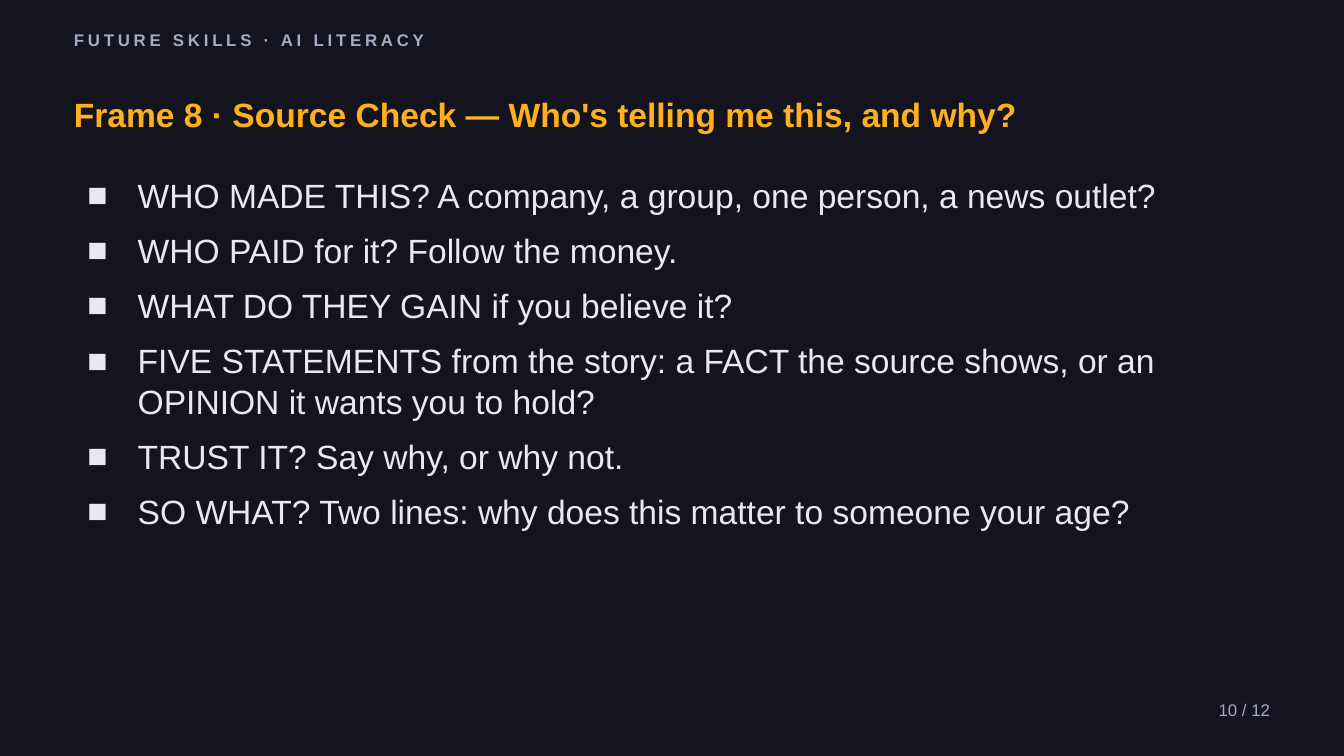
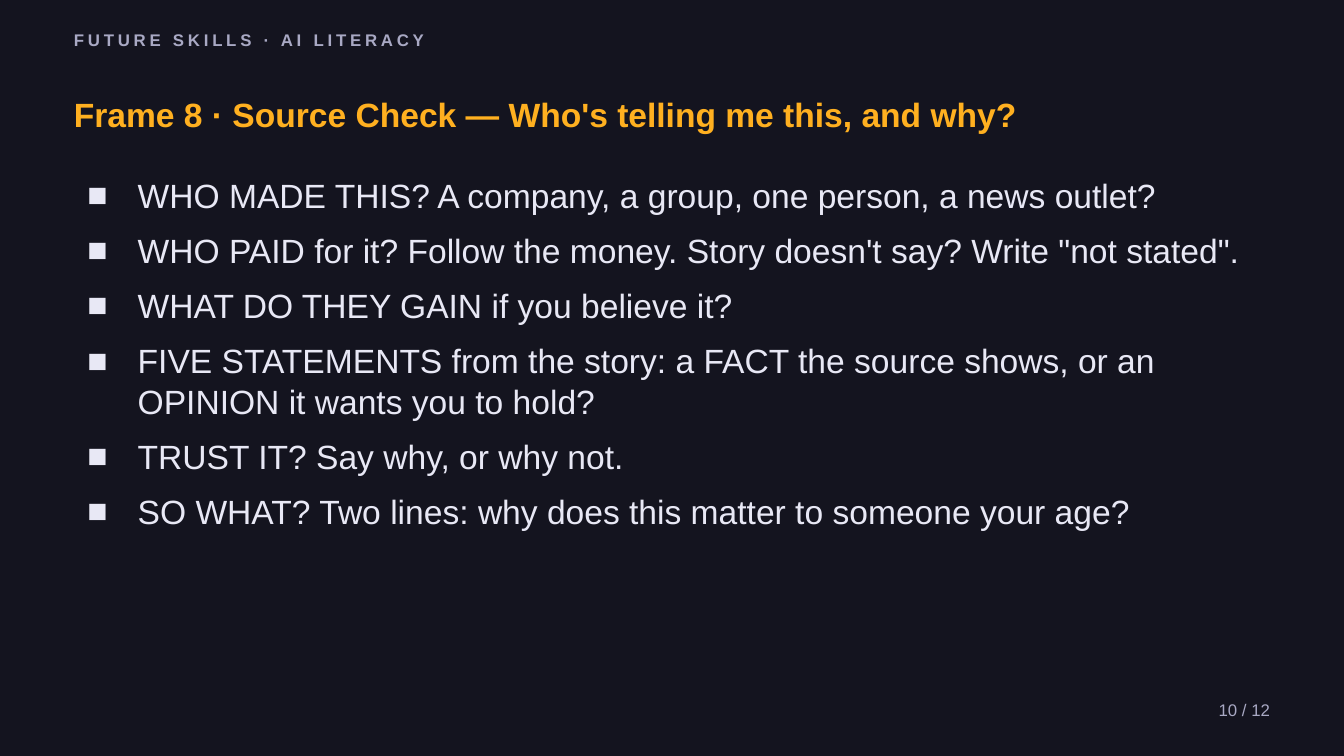
Before and after one commit to phiunit/tptphi, a slide deck: slide 10 of products/news-desk-frames/dist/News Desk - Slides.pptx. Drawn at 1344x756 pixels with LibreOffice and Linux fonts; fonts in the diff are those of the drawing. Boxes give left, top, right and bottom in pixels: in the first picture for what was removed or moved away, otherwise in the second. Text is boxed around its words. In the diff, an @@ line names an element or a change of style, - is before the commit and + after.

```diff
--- a/products/news-desk-frames/dist/News Desk - Slides.pptx
+++ b/products/news-desk-frames/dist/News Desk - Slides.pptx
@@ text at [138,238,1239,269]: text changed @@
-■ WHO PAID for it? Follow the money.
+■ WHO PAID for it? Follow the money. Story doesn't say? Write "not stated".
```
Also in this commit, not shown: 5 other slides changed, 50 other files.
